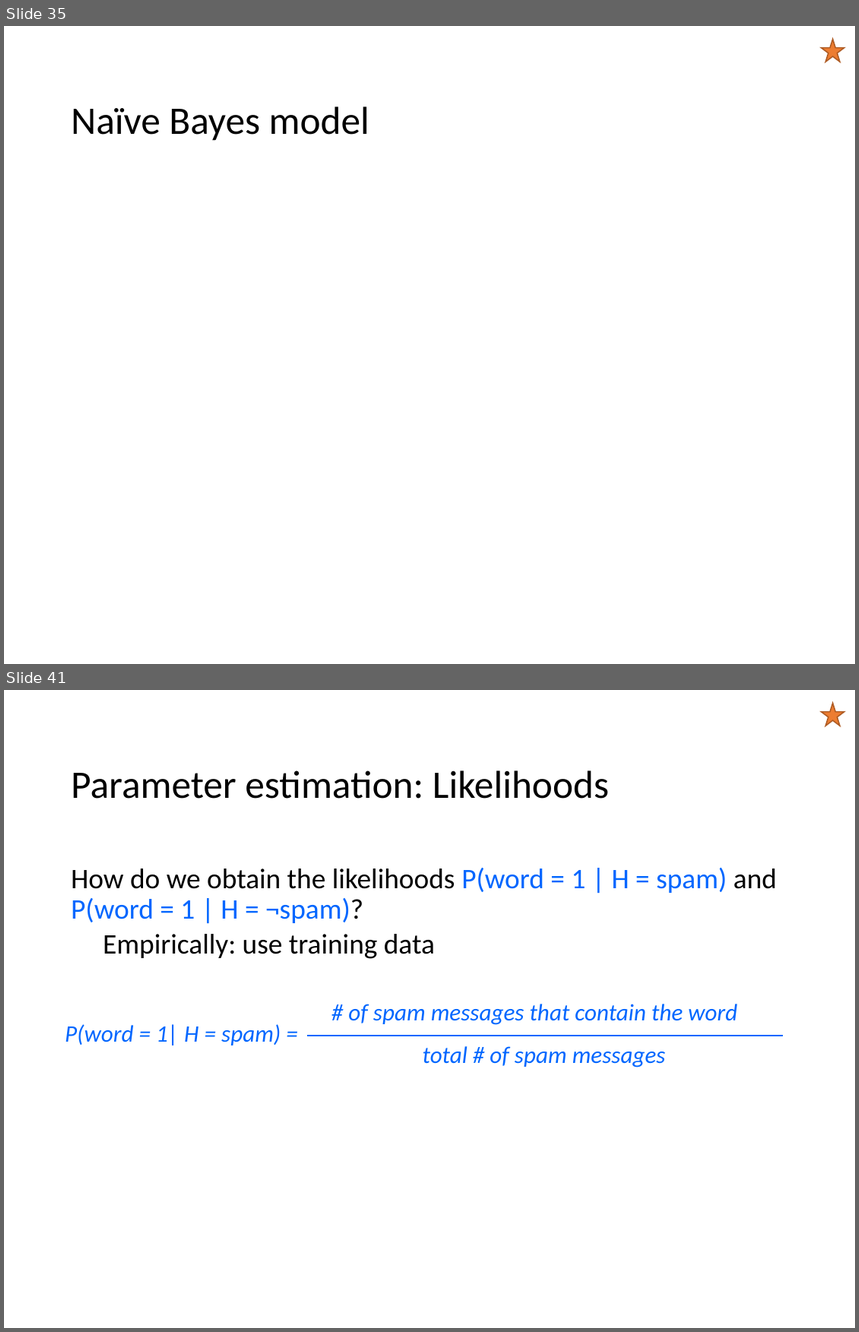
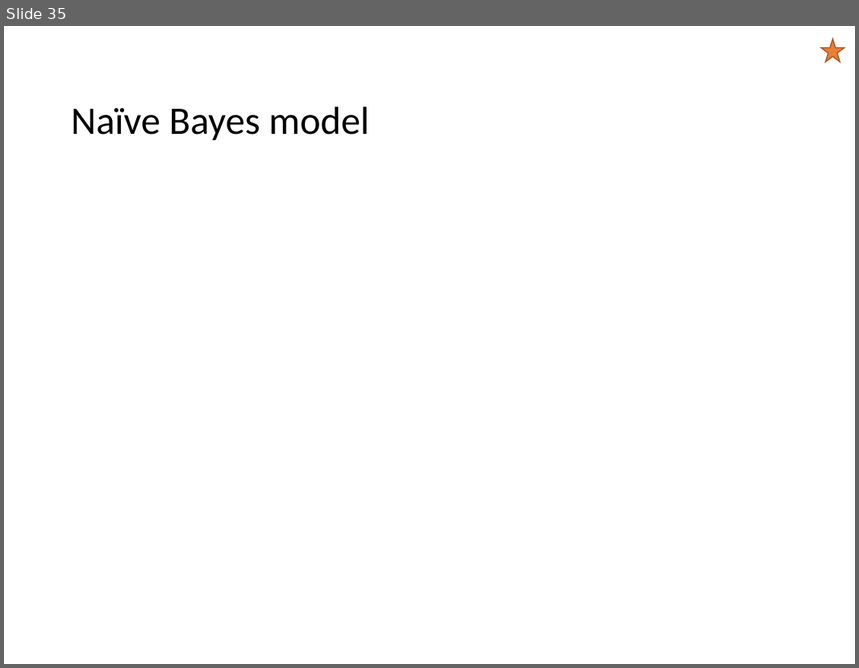
Before and after one commit to mhahsler/CS7320-AI, a slide deck: slides/12_uncertainty.pptx. Shown one above the other, each under a label of ours: slides 35 and 41 before the commit, slide 35 after it; the slides between them are not shown. The pictures are 859x1332 and 859x668 pixels, drawn with LibreOffice and Linux fonts; fonts in the diff are those of the drawing; grey boxes stand for pictures. Boxes give left, top, right and bottom in pixels: in the first picture for what was removed or moved away, otherwise in the second. Text is boxed around its words. In the diff, an @@ line names an element or a change of style, - is before the commit and + after.

```diff
--- a/slides/12_uncertainty.pptx
+++ b/slides/12_uncertainty.pptx
@@ slide 41 removed at bbox=[4, 690, 855, 1328], background #FFFFFF @@
@@ star removed at bbox=[821, 703, 844, 726] @@
@@ title removed at bbox=[71, 771, 609, 799] @@
-Parameter estimation: Likelihoods
@@ text removed at bbox=[71, 868, 777, 959] @@
-How do we obtain the likelihoods P(word = 1 | H = spam) and
-P(word = 1 | H = ¬spam)?
-  Empirically: use training data
@@ text removed at bbox=[348, 1004, 737, 1025] @@
-# of spam messages that contain the word
@@ text removed at bbox=[65, 1024, 281, 1046] @@
-P(word = 1| H = spam) =
@@ line removed from (308, 1036) to (783, 1036) @@
@@ text removed at bbox=[423, 1046, 666, 1068] @@
-total # of spam messages
```
Also in this commit, not shown: 6 slides changed, 2 slides added, 4 other slides removed, 1 other file.
